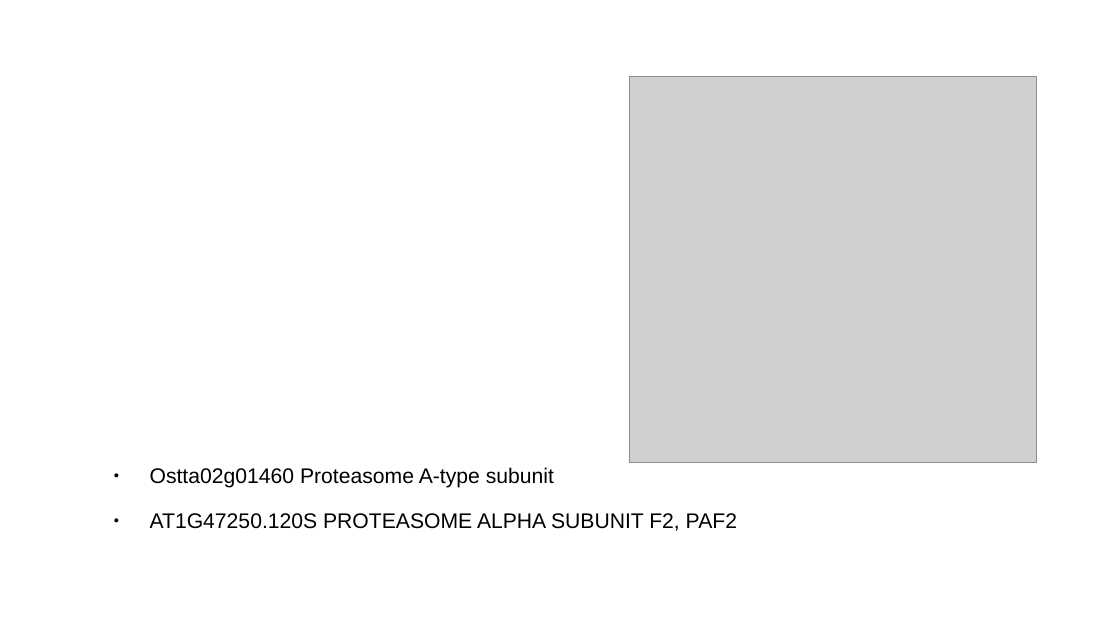
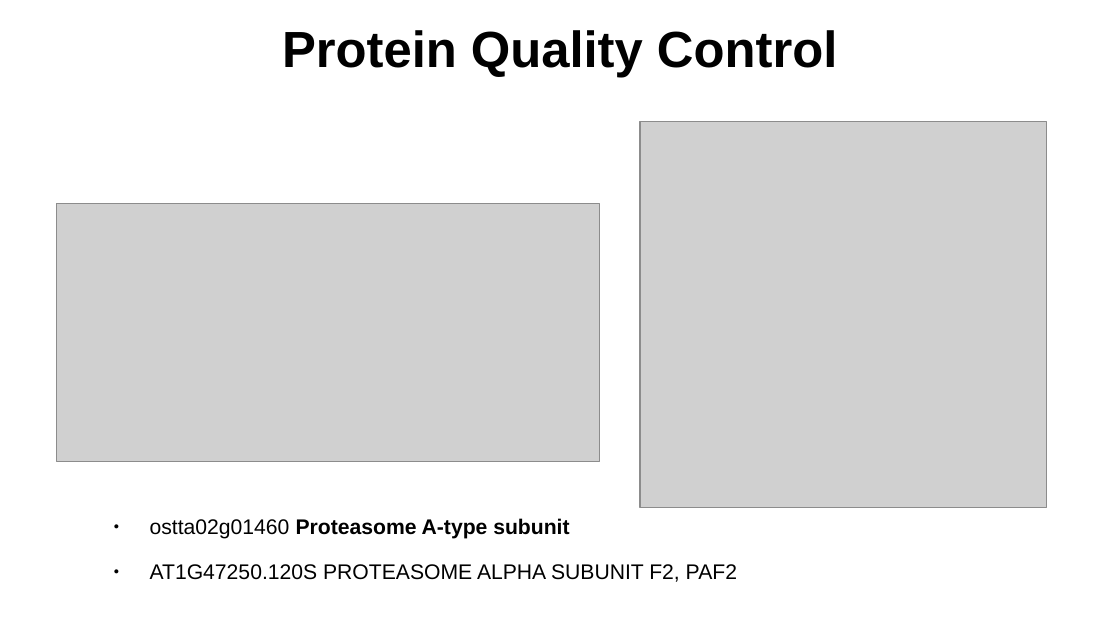
Before and after one commit to XristinaAr/ECTOR, a slide deck: slide 42 of presentations/presentation_k27.odp (slide 38 before the commit). Drawn at 1120x630 pixels with LibreOffice and Linux fonts; fonts in the diff are those of the drawing; grey boxes stand for pictures. Boxes give left, top, right and bottom in pixels: in the first picture for what was removed or moved away, otherwise in the second. Text is boxed around its words. In the diff, an @@ line names an element or a change of style, - is before the commit and + after.

```diff
--- a/presentations/presentation_k27.odp
+++ b/presentations/presentation_k27.odp
@@ title added at box(282, 30, 837, 78), 36 pt, text #000000, bold @@
+Protein Quality Control
@@ picture: place and size @@
-picture at box(630, 76, 1037, 462)
+picture at box(640, 122, 1047, 508)
@@ picture added at box(57, 203, 600, 461) @@
@@ text "οstta02g01460 Proteasome A-type subunit": place and size @@
-text "οstta02g01460 Proteasome A-type subunit" at box(150, 467, 737, 531)
+text "οstta02g01460 Proteasome A-type subunit" at box(150, 518, 737, 582)
@@ text at box(150, 518, 569, 539): text changed; bold on @@
-● Ostta02g01460 Proteasome A-type subunit
+● οstta02g01460 Proteasome A-type subunit
```
Also in this commit, not shown: 14 other slides changed, 4 slides added, 1 slide removed, 20 other files.
